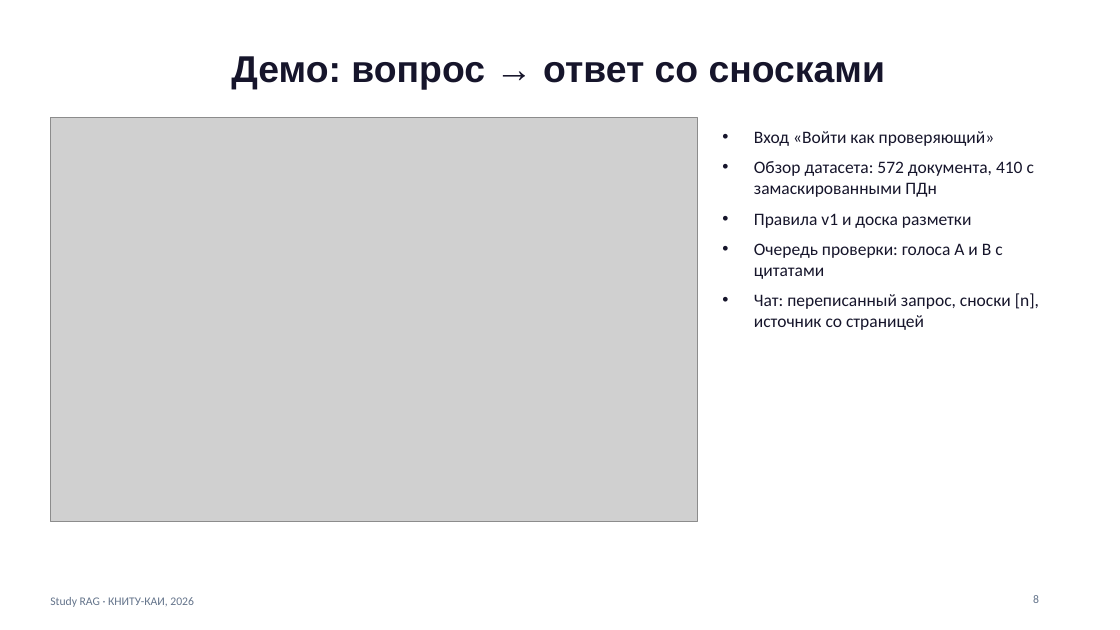
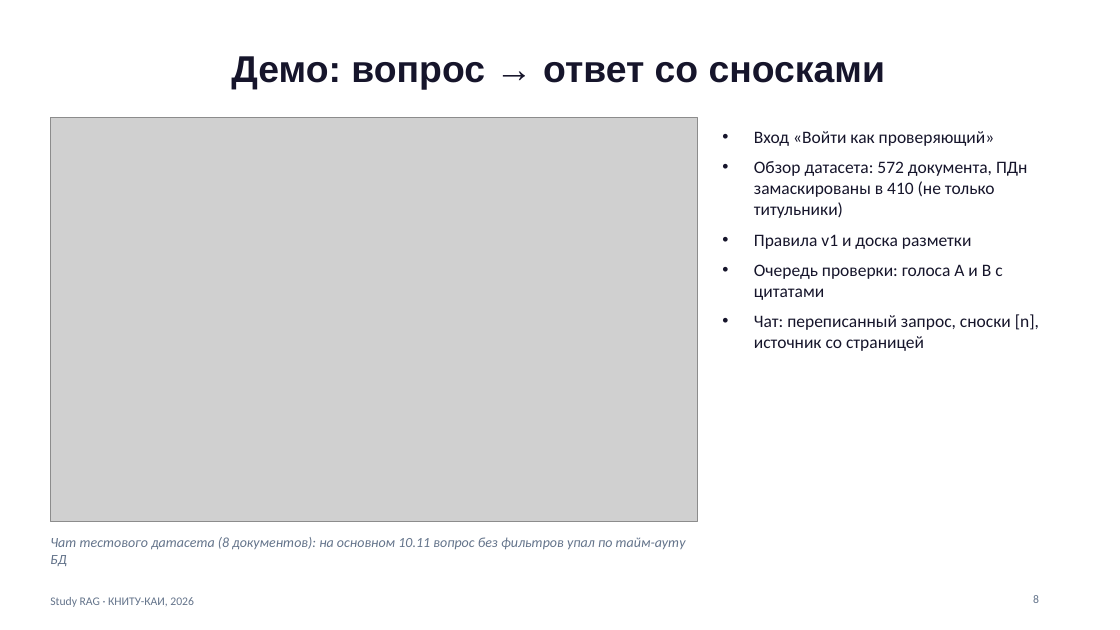
Before and after one commit to fA1N-n/study-rag, a slide deck: slide 8 of docs/report/Study_RAG_защита.pptx. Drawn at 1120x630 pixels with LibreOffice and Linux fonts; fonts in the diff are those of the drawing; grey boxes stand for pictures. Boxes give left, top, right and bottom in pixels: in the first picture for what was removed or moved away, otherwise in the second. Text is boxed around its words. In the diff, an @@ line names an element or a change of style, - is before the commit and + after.

```diff
--- a/docs/report/Study_RAG_защита.pptx
+++ b/docs/report/Study_RAG_защита.pptx
@@ text at (x1=754, y1=161, x2=1027, y2=218): text changed @@
-• Обзор датасета: 572 документа, 410 с замаскированными ПДн
+• Обзор датасета: 572 документа, ПДн замаскированы в 410 (не только титульники)
@@ text added at (x1=50, y1=537, x2=686, y2=566), 12 pt, text #64748B, italic @@
+Чат тестового датасета (8 документов): на основном 10.11 вопрос без фильтров упал по тайм-ауту БД
```
Also in this commit, not shown: 7 other slides changed, 11 other files.
